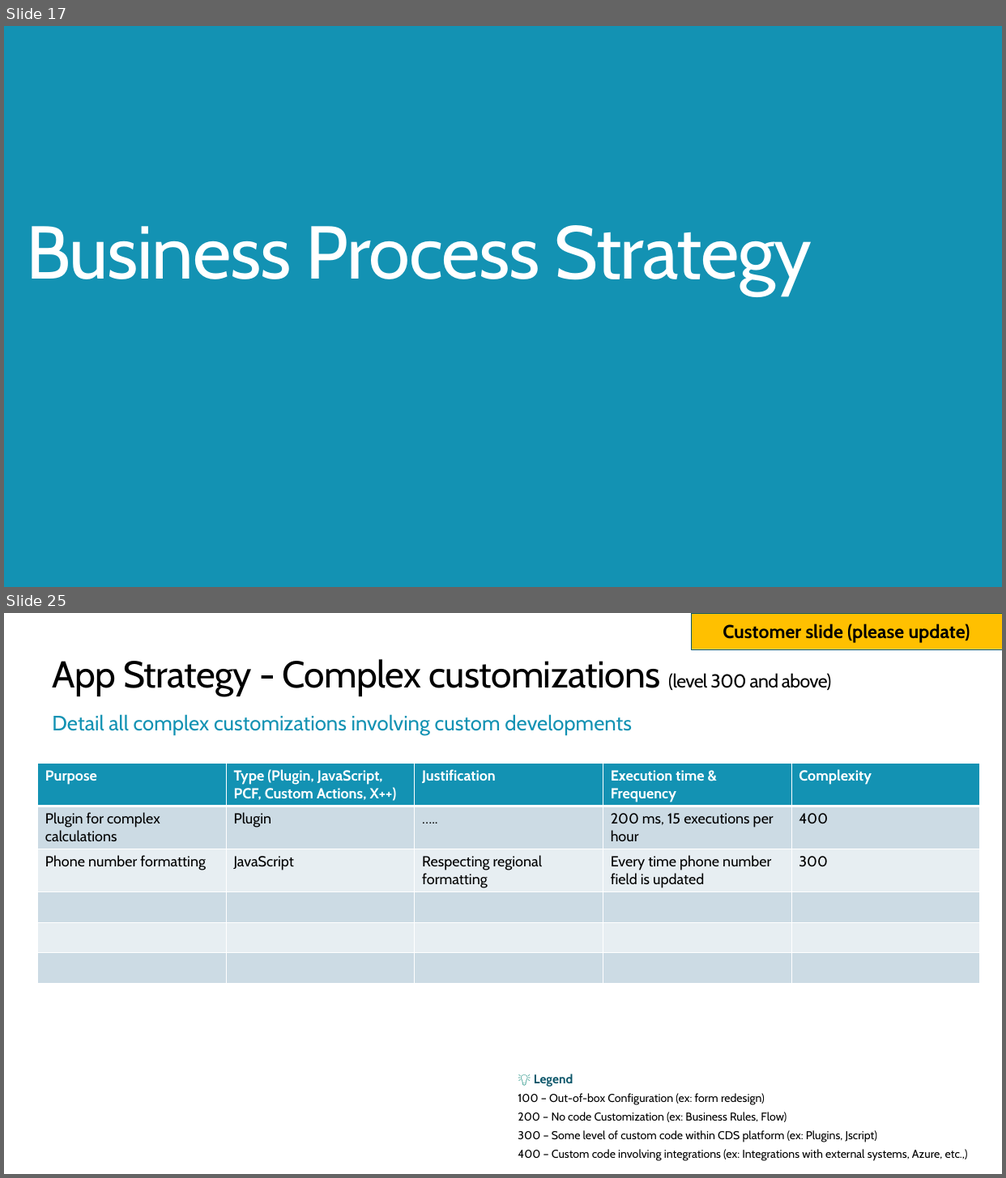
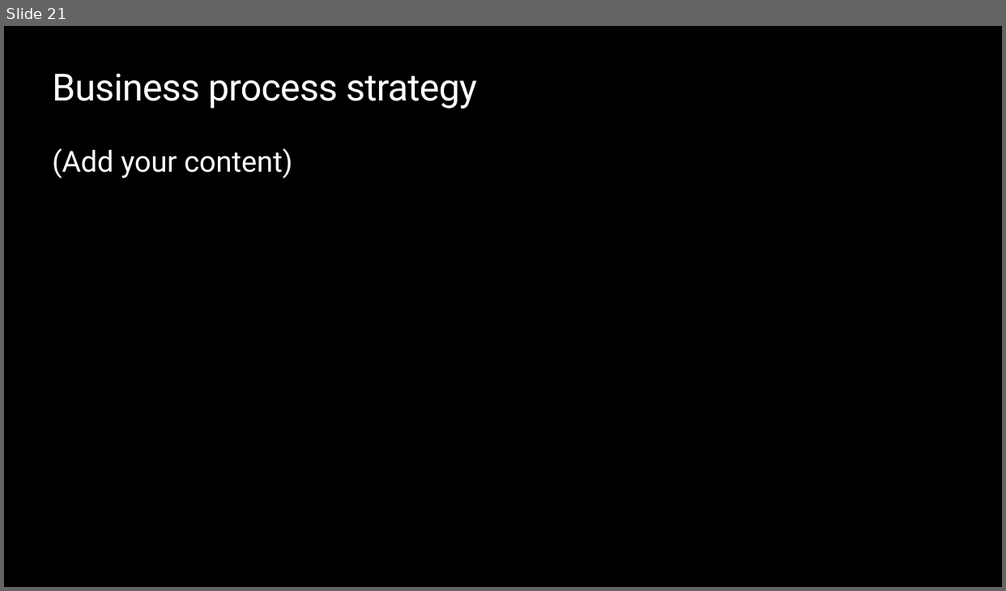
Before and after one commit to MicrosoftDocs/mslearn-developer-tools-power-platform, a slide deck: fasttrack/Solution Blueprint Review workshop template.pptx. Shown one above the other, each under a label of ours: slides 17 and 25 before the commit, slide 21 after it; the slides between them are not shown. The pictures are 1006x1178 and 1006x591 pixels, drawn with LibreOffice and Linux fonts; fonts in the diff are those of the drawing; background and template pictures are left out. Boxes give left, top, right and bottom in pixels: in the first picture for what was removed or moved away, otherwise in the second. Text is boxed around its words. In the diff, an @@ line names an element or a change of style, - is before the commit and + after.

```diff
--- a/fasttrack/Solution Blueprint Review workshop template.pptx
+++ b/fasttrack/Solution Blueprint Review workshop template.pptx
@@ slide 25 removed at (4, 613, 1002, 1174), background #FFFFFF @@
@@ rectangle removed at (691, 613, 1002, 649) @@
-Customer slide (please update)
@@ title removed at (52, 659, 832, 696) @@
-App Strategy - Complex customizations (level 300 and above)
@@ text removed at (52, 714, 631, 735) @@
-Detail all complex customizations involving custom developments
@@ table removed at (38, 764, 981, 999), 6 rows, 5 columns @@
-Purpose | Type (Plugin, JavaScript, PCF, Custom Actions, X++) | Justification | Execution time & Frequency | Complexity
-Plugin for complex calculations | Plugin | ….. | 200 ms, 15 executions per hour | 400
-Phone number formatting | JavaScript | Respecting regional formatting | Every time phone number field is updated | 300
- |  |  |  | 
- |  |  |  | 
- |  |  |  | 
@@ text removed at (518, 1074, 968, 1161) @@
-💡 Legend
-100 – Out-of-box Configuration (ex: form redesign)
-200 – No code Customization (ex: Business Rules, Flow)
-300 – Some level of custom code within CDS platform (ex: Plugins, Jscript)
-400 – Custom code involving integrations (ex: Integrations with external systems, Azure, etc.,)
@@ what was slide 17 is now slide 21 @@
@@ slide 21 changed as well @@
@@ background #1392B3 to #000000 @@
@@ title at (52, 73, 477, 109): text changed; size 72 to 36 pt; font Cabin to Roboto @@
-Business Process Strategy
+Business process strategy
@@ text added at (52, 148, 292, 178), 28 pt, text #FFFFFF @@
+(Add your content)
```
Also in this commit, not shown: 4 other slides changed, 46 slides added, 64 other slides removed.
